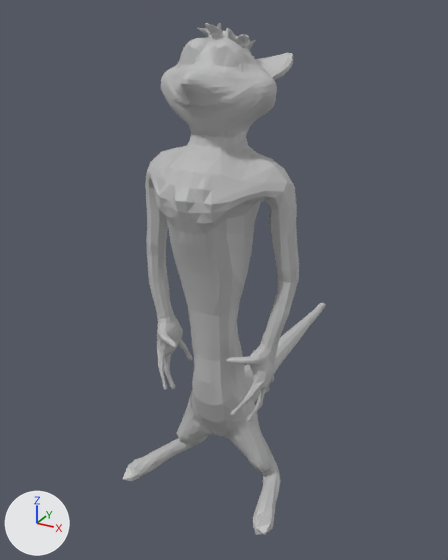
A saved change to the FBX model Lilla_Spel/Lilla_Spel/Assets/Files/Pull_Lever.fbx.
The view is the same before and after, from a 50 mm camera at (0.0257, -0.0455, 0.0445) aimed at (-0.0028, 0.0064, 0.0185). The lights are fixed; the arrows at lower left show +X, +Y and +Z. Both versions are drawn at frame 1 of the action 'Take 001'; the numbers are the values there.

In view in the first picture: 'Character'.
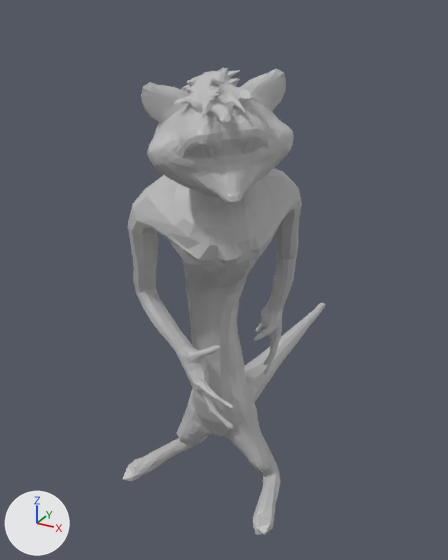
Boxes [x1, y1, x2, y2] around the edits, measured in the pictures (448 x 560 px; the box of a moved part takes in the faces that stretch with it):
'Character', reshaped (9% shorter)
    before: [122, 23, 325, 535]
    after: [122, 67, 325, 535]
part 1 of me_mesh, moved or reshaped
    before: [197, 23, 256, 58]
    after: [174, 67, 253, 123]
part 2 of me_mesh, moved or reshaped
    before: [145, 38, 299, 422]
    after: [128, 69, 302, 429]

The change, as a list of edits to the scene's bpy script:
```text
Change me_mesh:
    used by ob_character; location = (0.0, 0.0, 0.0); rotation_euler = (1.571, 0.0, 0.0), in degrees (90, 0, 0); scale = (0.01, 0.01, 0.01)
    remove me_mesh.from_pydata(...)  # 4686 vertices, 9364 faces; spans x -0.83..0.85, y -0.09..4.34, z -3.02..0.61
    add me_mesh.from_pydata(...)  # 4686 vertices, 9364 faces; spans x -0.83..0.88, y -0.09..4.08, z -3.02..1.12
    me_mesh part 1: the loose piece of 895 vertices spanning x -0.29..0.22, y 3.64..4.34, z -0.54..0.12 is multiplied about its middle by the matrix ((0.781, 0.421, 0.461), (0.085, 0.66, -0.746), (-0.618, 0.622, 0.48)), then moved by (0.4, -0.18, 0.95)
    me_mesh part 2: 2872 of 4686 vertices moved; they spanned x -0.75..0.76, y 0.88..4.23, z -0.44..0.6 and now span x -0.52..0.88, y 0.97..4.06, z -0.87..1.11; mean shift (0.31, -0.08, 0.35); largest move (-0.48, 4.1, -0.36) -> (0.0, 3.95, 1.01)
```
